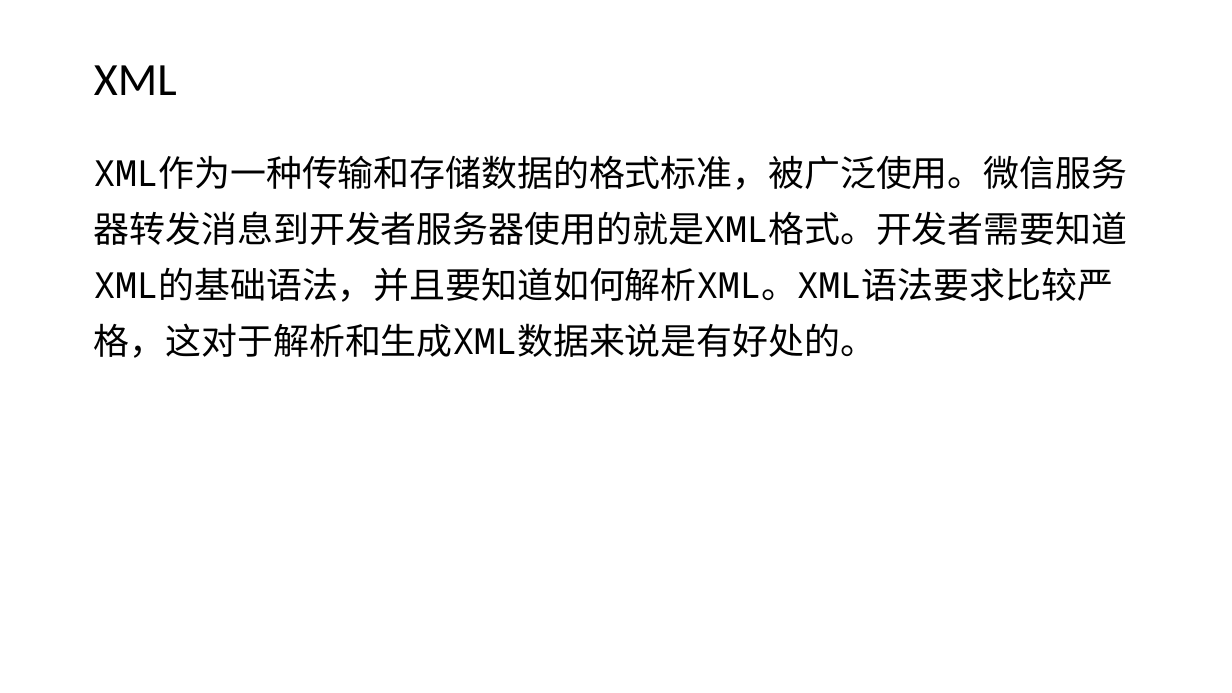
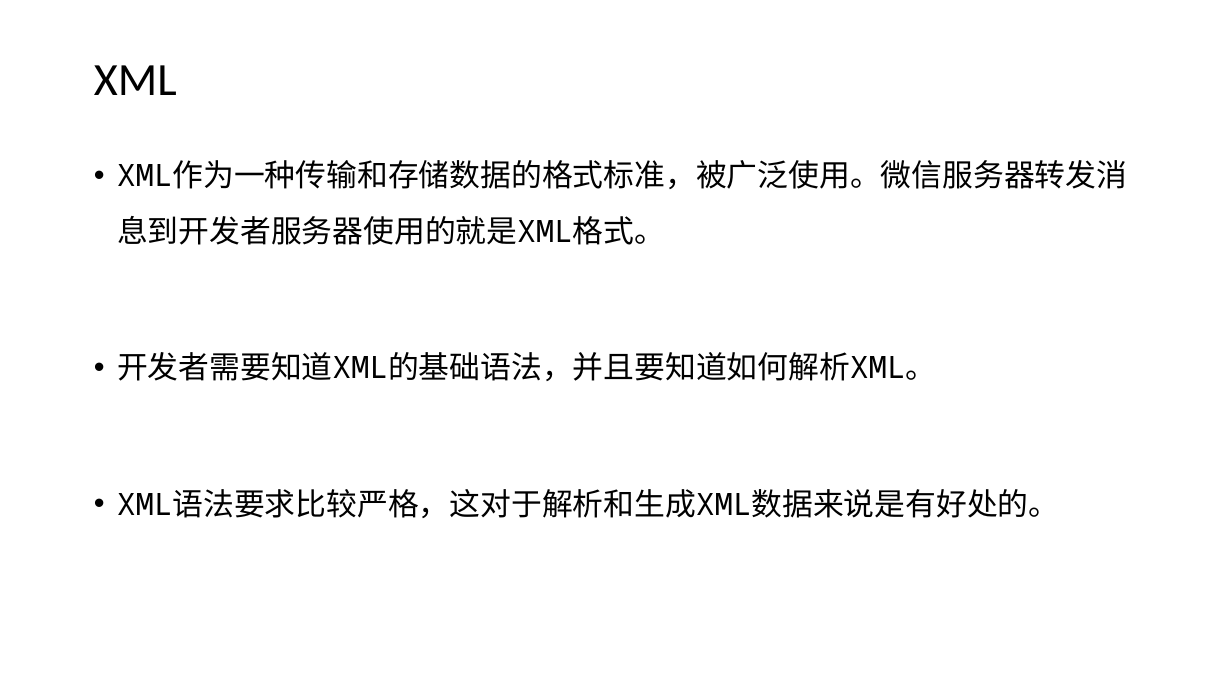
Before and after one commit to edu2act/course-wechat-and-miniprogram, a slide deck: slide 5 of ch01/技术清单.pptx. Drawn at 1232x693 pixels with LibreOffice and Linux fonts; fonts in the diff are those of the drawing. Boxes give left, top, right and bottom in pixels: in the first picture for what was removed or moved away, otherwise in the second. Text is boxed around its words. In the diff, an @@ line names an element or a change of style, - is before the commit and + after.

```diff
--- a/ch01/技术清单.pptx
+++ b/ch01/技术清单.pptx
@@ text at box(117, 160, 1127, 518): text changed; size 28 to 24 pt @@
-XML作为一种传输和存储数据的格式标准，被广泛使用。微信服务器转发消息到开发者服务器使用的就是XML格式。开发者需要知道XML的基础语法，并且要知道如何解析XML。XML语法要求比较严格，这对于解析和生成XML数据来说是有好处的。
+• XML作为一种传输和存储数据的格式标准，被广泛使用。微信服务器转发消息到开发者服务器使用的就是XML格式。
+• 开发者需要知道XML的基础语法，并且要知道如何解析XML。
+• XML语法要求比较严格，这对于解析和生成XML数据来说是有好处的。
```
Also in this commit, not shown: 7 other slides changed, 3 other files.
